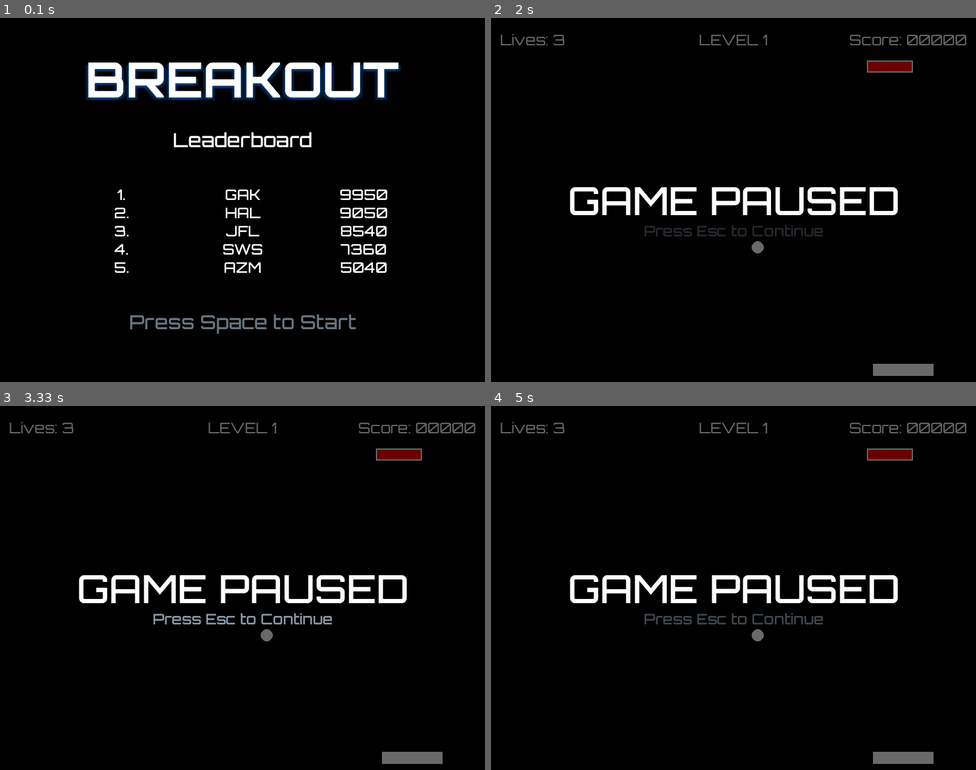
Above: before the commit, frames 1-4 (two rows, left to right).
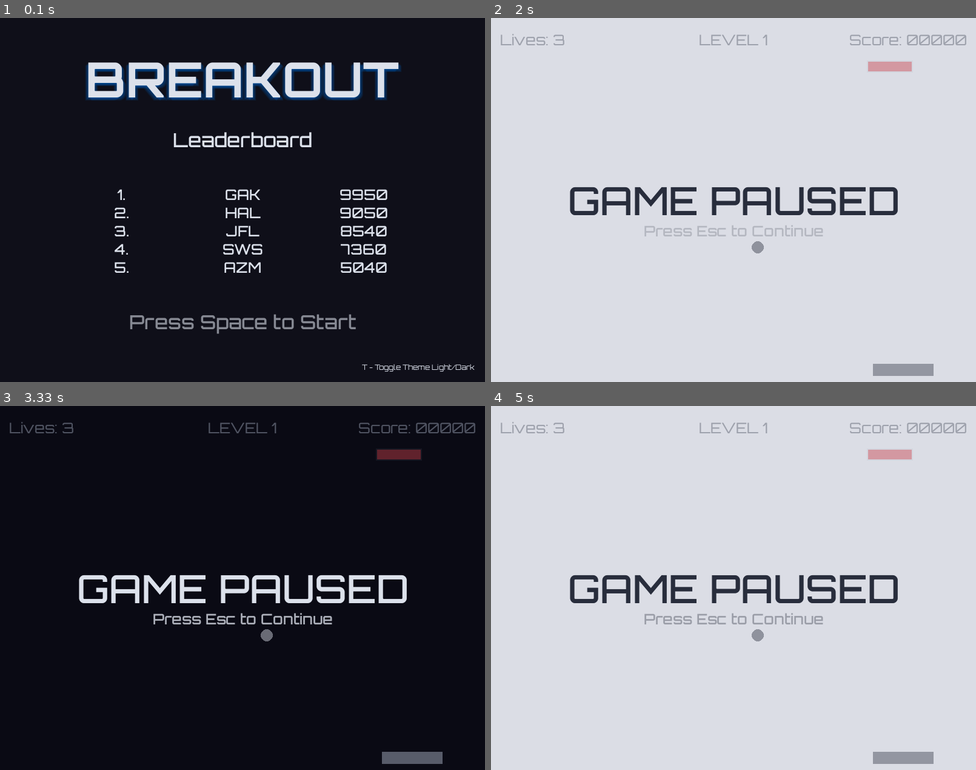
Above: after the commit, the same moments.

Repository: gkpyth/breakout-game-desktop-app-pygame
Game: pygame game, started from main.py
The game is run twice, just before and just after one commit, with the same random seed, the same clock (stepped at 60 frames per second) and the same inputs.
Inputs:
- Up to frame 1 (0.1 s): no input
- Up to frame 2 (2 s): tap Space at 0.33, 1.07, 1.37 s; tap T at 0.67, 1.83 s; hold T 1-1.47 s; hold Right 1-1.47 s; tap Esc at 1.5 s
- Up to frame 3 (3.33 s): hold T 2.17-2.63 s; tap Space at 2.23, 2.53, 3.07 s; tap T at 2.67 s; hold T from 3 s (still down)
- Up to frame 4 (5 s): tap Space at 3.37 s; release T at 3.47 s; tap T at 3.5 s

The runs differ from the first frame. In frame 1, 97% of the frame differs, in the area x 0-100%, y 0-100%; in frame 2, 100%; in frame 3, 3.0%; in frame 4, 100%.

Commit message:
Add dark/light theme toggle with live color switching

Diff:
--- a/ball.py
+++ b/ball.py
@@ -5,7 +5,6 @@
 
 class Ball:
     def __init__(self):
-        self.color = ball_color
         self.radius = ball_radius
         self.x_pos = ball_x_pos
         self.y_pos = ball_y_pos
@@ -19,7 +18,7 @@
     # Ball drawing
     def draw_ball(self, screen):
         """Draw the ball on the screen"""
-        pygame.draw.circle(screen, self.color, (self.x_pos, self.y_pos), self.radius)
+        pygame.draw.circle(screen, get_theme()["ball"], (self.x_pos, self.y_pos), self.radius)
 
     # Ball movement
     def move(self, paddle):
--- a/brick.py
+++ b/brick.py
@@ -10,26 +10,20 @@
         self.height = brick_height
         self.max_hp = hp
         self.hp = hp
-        self.border_color = brick_border_color
-        self.set_brick_color()
         self.just_hit = set()
-
-    # Brick color setter - helper function
-    def set_brick_color(self):
-        """Set the color of the brick based on its health"""
-        if self.hp == 1:
-            self.color = brick_1hp_color
-        elif self.hp == 2:
-            self.color = brick_2hp_color
-        elif self.hp == 3:
-            self.color = brick_3hp_color
 
     # Brick drawing
     def draw_brick(self, screen):
         """Draw the brick on the screen"""
-        self.set_brick_color()
-        pygame.draw.rect(screen, self.color, (self.x_pos, self.y_pos, self.width, self.height))
-        pygame.draw.rect(screen, self.border_color, (self.x_pos, self.y_pos, self.width, self.height), 2)
+        theme = get_theme()
+        if self.hp == 1:
+            color = theme["brick_1hp"]
+        elif self.hp == 2:
+            color = theme["brick_2hp"]
+        elif self.hp == 3:
+            color = theme["brick_3hp"]
+        pygame.draw.rect(screen, color, (self.x_pos, self.y_pos, self.width, self.height))
+        pygame.draw.rect(screen, theme["brick_border"], (self.x_pos, self.y_pos, self.width, self.height), 2)
 
     # Brick collision logic
     def hit(self, ball):
--- a/gamemanager.py
+++ b/gamemanager.py
@@ -48,13 +48,13 @@
 
     def draw_hud(self, screen):
         """Draw the HUD on the screen"""
-        lives_text = self.font.render(f"Lives: {self.lives}", True, (255, 255, 255))
+        lives_text = self.font.render(f"Lives: {self.lives}", True, get_theme()["lives_text"])
         screen.blit(lives_text, (15, 20))
 
-        score_text = self.font.render(f"Score: {self.score:05d}", True, (255, 255, 255))
+        score_text = self.font.render(f"Score: {self.score:05d}", True, get_theme()["score_text"])
         screen.blit(score_text, (WINDOW_SIZE[0] - score_text.get_width() - 15, 20))
 
-        level_text = self.font.render(f"LEVEL {self.level}", True, (255, 255, 255))
+        level_text = self.font.render(f"LEVEL {self.level}", True, get_theme()["level_text"])
         screen.blit(level_text, ((WINDOW_SIZE[0] - level_text.get_width()) // 2, 20))
 
     def activate_life_powerup(self, type):
--- a/main.py
+++ b/main.py
@@ -35,6 +35,12 @@
         if event.type == pygame.QUIT:
             running = False
         if event.type == pygame.KEYDOWN:
+            # Toggle Dark/Light Theme
+            if event.key == pygame.K_t and game_manager.state in ["game_over", "victory"] and len(initials) > 2:
+                toggle_theme()
+            elif event.key == pygame.K_t and game_manager.state not in ["game_over", "victory"]:
+                toggle_theme()
+
             # Start Screen
             if event.key == pygame.K_SPACE and game_manager.state == "start":
                 game_manager.state = "playing"
--- a/paddle.py
+++ b/paddle.py
@@ -4,7 +4,6 @@
 
 class Paddle:
     def __init__(self):
-        self.color = paddle_color
         self.width = paddle_width
         self.height = paddle_height
         self.x_pos = paddle_x_pos
@@ -17,7 +16,7 @@
     # Paddle drawing
     def draw_paddle(self, screen):
         """Draw the paddle on the screen"""
-        pygame.draw.rect(screen, self.color, (self.x_pos, self.y_pos, self.width, self.height))
+        pygame.draw.rect(screen, get_theme()["paddle"], (self.x_pos, self.y_pos, self.width, self.height))
 
     # Paddle movement
     def move(self):
--- a/powerup.py
+++ b/powerup.py
@@ -9,11 +9,10 @@
         self.width = powerup_width
         self.height = powerup_height
         self.type = random.choice(powerup_types)
-        self.color = powerup_colors[self.type]
 
     def draw_powerup(self, screen):
         """Draw the powerup on the screen."""
-        pygame.draw.rect(screen, self.color, (self.x_pos, self.y_pos, self.width, self.height))
+        pygame.draw.rect(screen, get_theme()[self.type], (self.x_pos, self.y_pos, self.width, self.height))
 
     def paddle_collision(self, paddle):
         """Check if the powerup collides with the paddle."""
--- a/scores.json
+++ b/scores.json
@@ -8,21 +8,33 @@
             "initials": "HAL",
             "score": 9050
         },
-      {
+        {
             "initials": "JFL",
             "score": 8540
         },
-      {
+        {
             "initials": "SWS",
             "score": 7360
         },
-      {
+        {
             "initials": "AZM",
             "score": 5040
         },
-      {
+        {
             "initials": "AMW",
             "score": 3590
+        },
+        {
+            "initials": "TTT",
+            "score": 0
+        },
+        {
+            "initials": "TTT",
+            "score": 0
+        },
+        {
+            "initials": "TTT",
+            "score": 0
         }
     ]
 }
--- a/settings.py
+++ b/settings.py
@@ -6,45 +6,45 @@
 
 # Color Palette - DARK THEME, LIGHT THEME
 DARK_THEME = {
-    "background": (0, 0, 0),
-    "pause_screen": (0, 0, 0),
-    "paddle": (255, 255, 255),
-    "ball": (255, 255, 255),
-    "ball_trail": (255, 255, 255),
-    "menu_text": (255, 255, 255),
-    "score_text": (255, 255, 255),
-    "lives_text": (255, 255, 255),
-    "brick_border": (255, 255, 255),
-    "brick_1hp": (255, 0, 0),
-    "brick_2hp": (255, 165, 0),
-    "brick_3hp": (255, 255, 0),
-    "particles": (255, 255, 255),
-    "power_up_grow": (255, 255, 255),
-    "power_up_balls": (255, 255, 255),
-    "power_up_slow_mo": (255, 255, 255),
-    "level_border": (255, 255, 255),
-    "hud_area": (255, 255, 255),
+    "background": (15, 15, 25),
+    "pause_screen": (10, 10, 20),
+    "paddle": (200, 210, 230),
+    "ball": (240, 245, 255),
+    "ball_trail": (100, 120, 180),
+    "menu_text": (220, 225, 235),
+    "score_text": (180, 190, 210),
+    "lives_text": (180, 190, 210),
+    "level_text": (180, 190, 210),
+    "brick_border": (40, 42, 55),
+    "brick_1hp": (220, 70, 80),
+    "brick_2hp": (230, 160, 50),
+    "brick_3hp": (60, 170, 220),
+    "particles": (255, 200, 100),
+    "power_up_grow": (0, 200, 100),
+    "power_up_balls": (100, 150, 255),
+    "power_up_slow_mo": (200, 100, 255),
+    "power_up_life": (255, 100, 150),
 }
 
 LIGHT_THEME = {
-    "background": (0, 0, 0),
-    "pause_screen": (0, 0, 0),
-    "paddle": (255, 255, 255),
-    "ball": (255, 255, 255),
-    "ball_trail": (255, 255, 255),
-    "menu_text": (255, 255, 255),
-    "score_text": (255, 255, 255),
-    "lives_text": (255, 255, 255),
-    "brick_border": (255, 255, 255),
-    "brick_1hp": (255, 0, 0),
-    "brick_2hp": (255, 165, 0),
-    "brick_3hp": (255, 255, 0),
-    "particles": (255, 255, 255),
-    "power_up_grow": (255, 255, 255),
-    "power_up_balls": (255, 255, 255),
-    "power_up_slow_mo": (255, 255, 255),
-    "level_border": (255, 255, 255),
-    "hud_area": (255, 255, 255),
+    "background": (235, 237, 245),
+    "pause_screen": (220, 222, 230),
+    "paddle": (45, 50, 65),
+    "ball": (35, 40, 55),
+    "ball_trail": (140, 150, 180),
+    "menu_text": (40, 45, 60),
+    "score_text": (70, 75, 90),
+    "lives_text": (70, 75, 90),
+    "level_text": (70, 75, 90),
+    "brick_border": (200, 205, 215),
+    "brick_1hp": (200, 55, 65),
+    "brick_2hp": (210, 140, 40),
+    "brick_3hp": (45, 140, 200),
+    "particles": (230, 170, 60),
+    "power_up_grow": (0, 170, 85),
+    "power_up_balls": (70, 120, 230),
+    "power_up_slow_mo": (170, 70, 230),
+    "power_up_life": (230, 75, 125),
 }
 
 # Theme Settings Helper Function
@@ -53,6 +53,15 @@
     if current_theme == "dark":
         return DARK_THEME
     return LIGHT_THEME
+
+# Toggle Theme Helper Function
+def toggle_theme():
+    """Toggles the current theme between 'dark' and 'light'."""
+    global current_theme
+    if current_theme == "dark":
+        current_theme = "light"
+    else:
+        current_theme = "dark"
 
 # Paddle Settings
 paddle_color = get_theme()["paddle"]
@@ -93,14 +102,7 @@
 starting_level = 1
 
 # Power-up colors
-powerup_types = ["wide", "multi", "slow", "life"]
-
-powerup_colors = {
-    "wide": (0, 200, 100),      # Green
-    "multi": (100, 150, 255),   # Blue
-    "slow": (200, 100, 255),    # Purple
-    "life": (255, 100, 150),    # Pink
-}
+powerup_types = ["power_up_grow", "power_up_balls", "power_up_slow_mo", "power_up_life"]
 
 powerup_move_increment = 2
 powerup_speed_factor = 1
--- a/ui.py
+++ b/ui.py
@@ -6,18 +6,18 @@
 # Draw the start screen with the game title and text that says Press Space to Start
 def draw_start_screen(screen, data):
     """Draws the start screen with the game title and text that says Press Space to Start"""
-    # Set theme
-    theme = get_theme()
-    screen.fill(theme["background"])
+    # Fill screen with background color
+    screen.fill(get_theme()["background"])
 
     # Fonts
     title_font = pygame.font.Font("assets/fonts/Orbitron-Bold.ttf", 80)
     subtitle_font = pygame.font.Font("assets/fonts/Orbitron-Medium.ttf", 32)
     score_font = pygame.font.Font("assets/fonts/Orbitron-Medium.ttf", 24)
+    hint_font = pygame.font.Font("assets/fonts/Orbitron-Regular.ttf", 12)
 
     # Title with glow
     title_text = "BREAKOUT"
-    title_surface = title_font.render(title_text, True, theme["menu_text"])
+    title_surface = title_font.render(title_text, True, get_theme()["menu_text"])
     title_rect = title_surface.get_rect(center=(WINDOW_SIZE[0] // 2, WINDOW_SIZE[1] // 2 - 200))
 
     # Draw glow layers behind the title
@@ -33,7 +33,7 @@
 
     # Draw Leaderboard
     leaderboard_text = "Leaderboard"
-    leaderboard_surface = subtitle_font.render(leaderboard_text, True, theme["menu_text"])
+    leaderboard_surface = subtitle_font.render(leaderboard_text, True, get_theme()["menu_text"])
     leaderboard_rect = leaderboard_surface.get_rect(center=(WINDOW_SIZE[0] // 2, WINDOW_SIZE[1] // 2 - 100))
     screen.blit(leaderboard_surface, leaderboard_rect)
 
@@ -41,30 +41,36 @@
         for i, entry in enumerate(data[:5]):
             y = WINDOW_SIZE[1] // 2 - 10 + i * 30
 
-            rank_surface = score_font.render(f"{i+1}.", True, theme["menu_text"])
+            rank_surface = score_font.render(f"{i+1}.", True, get_theme()["menu_text"])
             rank_rect = rank_surface.get_rect(center=(WINDOW_SIZE[0] // 2 - 200, y))
             screen.blit(rank_surface, rank_rect)
 
-            initials_surface = score_font.render(entry["initials"], True, theme["menu_text"])
+            initials_surface = score_font.render(entry["initials"], True, get_theme()["menu_text"])
             initials_rect = initials_surface.get_rect(center=(WINDOW_SIZE[0] // 2, y))
             screen.blit(initials_surface, initials_rect)
 
-            score_surface = score_font.render(f"{entry['score']}", True, theme["menu_text"])
+            score_surface = score_font.render(f"{entry['score']}", True, get_theme()["menu_text"])
             score_rect = score_surface.get_rect(center=(WINDOW_SIZE[0] // 2 + 200, y))
             screen.blit(score_surface, score_rect)
 
     else:
         score_text = "No scores yet!"
-        score_surface = score_font.render(score_text, True, theme["menu_text"])
+        score_surface = score_font.render(score_text, True, get_theme()["menu_text"])
         score_rect = score_surface.get_rect(center=(WINDOW_SIZE[0] // 2, WINDOW_SIZE[1] // 2))
         screen.blit(score_surface, score_rect)
 
     # Draw pulsing subtitle
     alpha = int(128 + 127 * math.sin(pygame.time.get_ticks() / 500))
-    subtitle_surface = subtitle_font.render("Press Space to Start", True, (180, 200, 220)).convert_alpha()
+    subtitle_surface = subtitle_font.render("Press Space to Start", True, get_theme()["menu_text"]).convert_alpha()
     subtitle_surface.set_alpha(alpha)
     subtitle_rect = subtitle_surface.get_rect(center=(WINDOW_SIZE[0] // 2, WINDOW_SIZE[1] // 2 + 200))
     screen.blit(subtitle_surface, subtitle_rect)
+
+    # Draw hint text
+    hint_text = "T - Toggle Theme Light/Dark"
+    hint_surface = hint_font.render(hint_text, True, get_theme()["menu_text"])
+    hint_rect = hint_surface.get_rect(center=(WINDOW_SIZE[0] - 110, WINDOW_SIZE[1] - 25))
+    screen.blit(hint_surface, hint_rect)
 
 def draw_pause_screen(screen):
     """Draws the pause overlay with GAME PAUSED text and Press Space to Continue"""
@@ -87,7 +93,7 @@
     subtitle_text = "Press Esc to Continue"
 
     alpha = int(128 + 127 * math.sin(pygame.time.get_ticks() / 500))
-    subtitle_surface = subtitle_font.render(subtitle_text, True, (180, 200, 220)).convert_alpha()
+    subtitle_surface = subtitle_font.render(subtitle_text, True, get_theme()["menu_text"]).convert_alpha()
     subtitle_surface.set_alpha(alpha)
     subtitle_rect = subtitle_surface.get_rect(center=(WINDOW_SIZE[0] // 2, WINDOW_SIZE[1] // 2 + 50))
     screen.blit(subtitle_surface, subtitle_rect)
@@ -152,9 +158,8 @@
 
 def draw_victory_screen(screen, game_manager, initials):
     """Draws the victory screen with VICTORY! text and Press Space to Play Again"""
-    # Set theme
-    theme = get_theme()
-    screen.fill(theme["background"])
+    # Fill screen with background color
+    screen.fill(get_theme()["background"])
 
     # Fonts
     title_font = pygame.font.Font("assets/fonts/Orbitron-Bold.ttf", 80)
@@ -164,7 +169,7 @@
 
     # Title with glow
     title_text = "VICTORY!"
-    title_surface = title_font.render(title_text, True, theme["menu_text"])
+    title_surface = title_font.render(title_text, True, get_theme()["menu_text"])
     title_rect = title_surface.get_rect(center=(WINDOW_SIZE[0] // 2, WINDOW_SIZE[1] // 2 - 100))
 
     # Draw glow layers behind the title
@@ -212,7 +217,7 @@
         subtitle_text = "Press Space to Play Again"
 
         alpha = int(128 + 127 * math.sin(pygame.time.get_ticks() / 500))
-        subtitle_surface = subtitle_font.render(subtitle_text, True, (180, 200, 220)).convert_alpha()
+        subtitle_surface = subtitle_font.render(subtitle_text, True, get_theme()["menu_text"]).convert_alpha()
         subtitle_surface.set_alpha(alpha)
         subtitle_rect = subtitle_surface.get_rect(center=(WINDOW_SIZE[0] // 2, WINDOW_SIZE[1] // 2 + 50))
         screen.blit(subtitle_surface, subtitle_rect)
@@ -235,7 +240,7 @@
 
     # Draw pulsing subtitle
     alpha = int(128 + 127 * math.sin(pygame.time.get_ticks() / 500))
-    text_surface = text_font.render("Press Space to Launch Ball", True, (180, 200, 220)).convert_alpha()
+    text_surface = text_font.render("Press Space to Launch Ball", True, get_theme()["menu_text"]).convert_alpha()
     text_surface.set_alpha(alpha)
     subtitle_rect = text_surface.get_rect(center=(WINDOW_SIZE[0] // 2, WINDOW_SIZE[1] // 2 + 50))
     screen.blit(text_surface, subtitle_rect)
